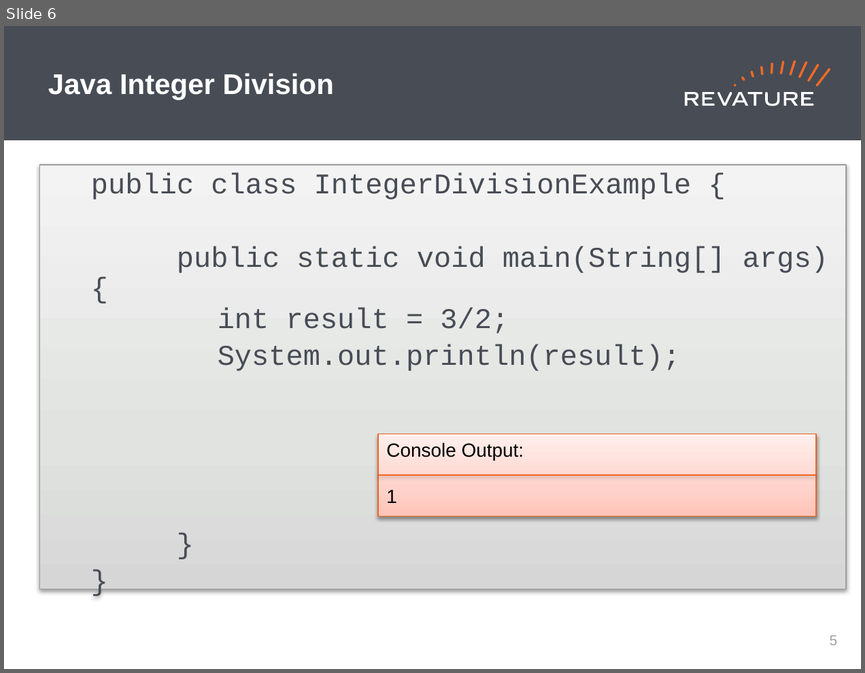
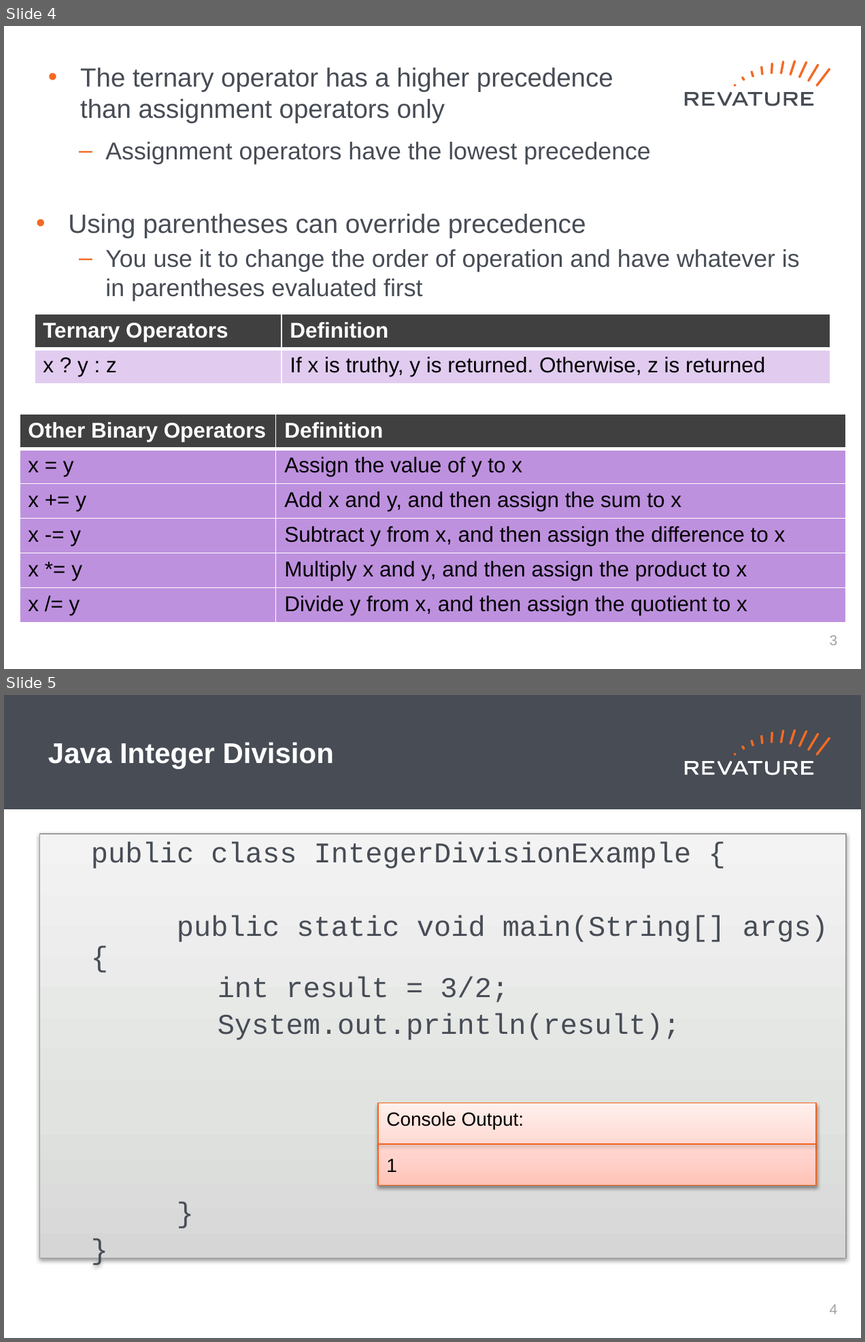
Before and after one commit to cynthia-enciso/RAP-210830, a slide deck: PPTs/day-3.pptx. Shown one above the other, each under a label of ours: slide 6 before the commit, slides 4 and 5 after it. The pictures are 865x673 and 865x1342 pixels, drawn with LibreOffice and Linux fonts; fonts in the diff are those of the drawing. Boxes give left, top, right and bottom in pixels: in the first picture for what was removed or moved away, otherwise in the second. Text is boxed around its words. In the diff, an @@ line names an element or a change of style, - is before the commit and + after.

```diff
--- a/PPTs/day-3.pptx
+++ b/PPTs/day-3.pptx
@@ slide 4 added at (4, 26, 861, 669), background #FFFFFF; not listed: 10 template elements that a slide beside it also shows @@
@@ rectangle added at (4, 26, 861, 140), fill #FFFFFF @@
@@ text added at (80, 67, 613, 123), 22 pt, text #474C55 @@
+• The ternary operator has a higher precedence than assignment operators only
@@ group added at (684, 92, 813, 106): 8 freeform shapes @@
@@ text added at (68, 142, 800, 301), 20.4 pt, text #474C55 @@
+  – Assignment operators have the lowest precedence
+• Using parentheses can override precedence
+  – You use it to change the order of operation and have whatever is in parentheses evaluated first
@@ table added at (35, 314, 831, 383), 2 rows, 2 columns @@
+Ternary Operators | Definition
+x ? y : z | If x is truthy, y is returned. Otherwise, z is returned
@@ table added at (20, 414, 845, 622), 6 rows, 2 columns @@
+Other Binary Operators | Definition
+x = y | Assign the value of y to x
+x += y | Add x and y, and then assign the sum to x
+x -= y | Subtract y from x, and then assign the difference to x
+x *= y | Multiply x and y, and then assign the product to x
+x /= y | Divide y from x, and then assign the quotient to x
@@ page number added at (830, 635, 838, 645), 12 pt, text #A0A1A0 @@
+3
@@ what was slide 6 is now slide 5 @@
@@ page number at (830, 1304, 838, 1314): text changed @@
-5
+4
```
Also in this commit, not shown: 2 slides changed, 1 other slide added, 3 slides removed, 10 other files.
